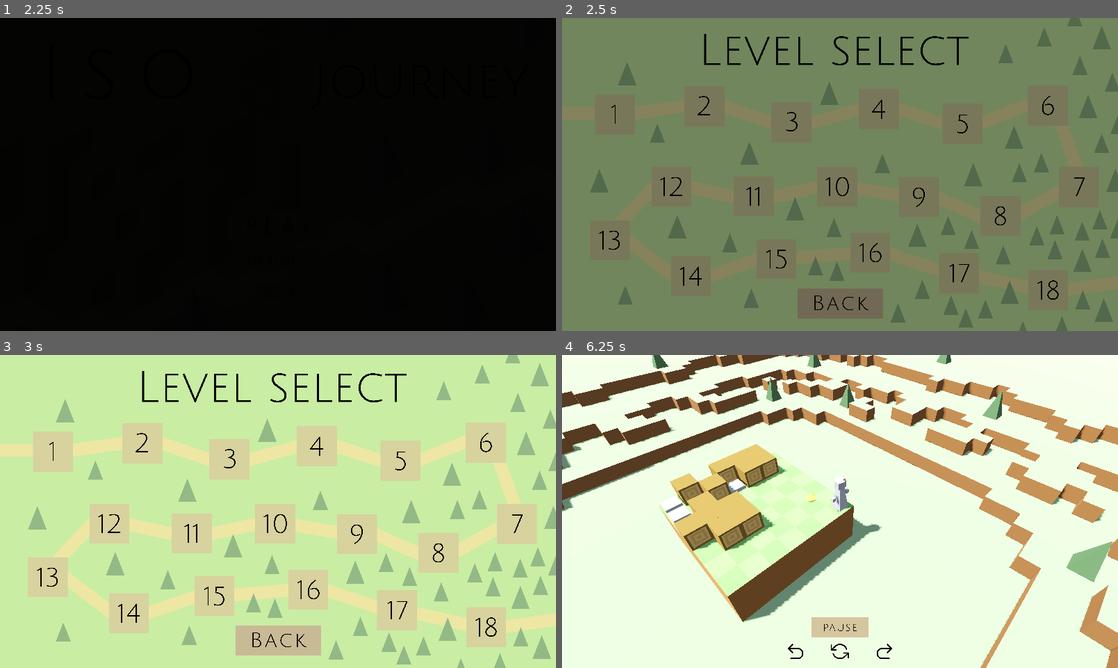
Above: before the commit, frames 1-4 (two rows, left to right).
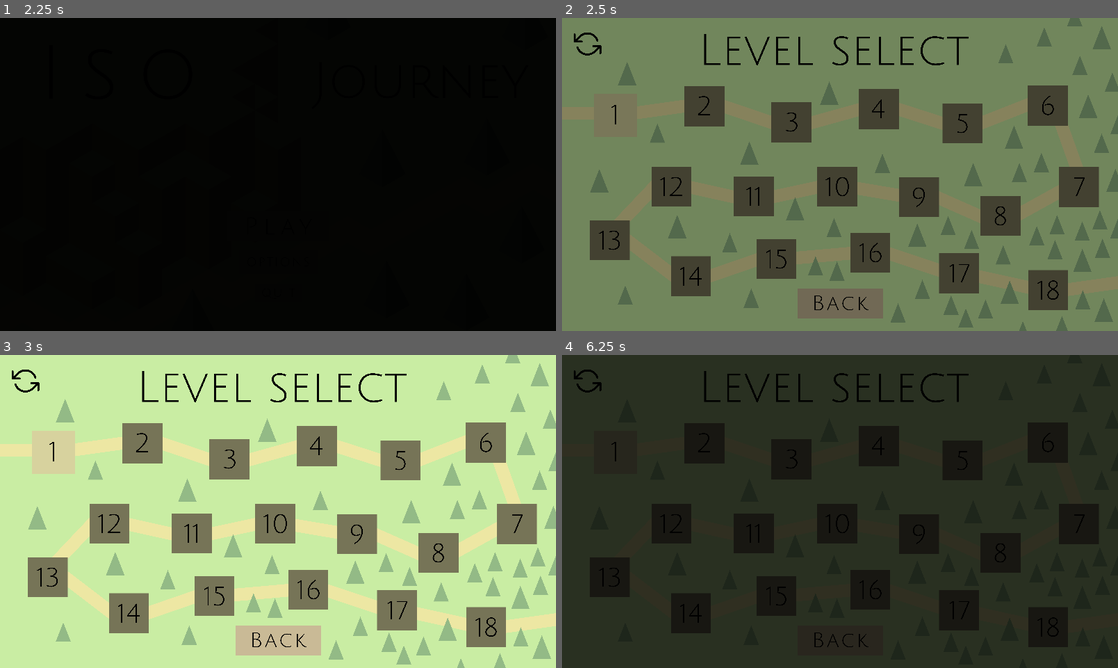
Above: after the commit, the same moments.

Repository: Jnight1104/Iso-Journey
Game: Godot game, scene res://Scenes/Main_menu.tscn
The game is run twice, just before and just after one commit, with the same random seed, the same clock (stepped at 60 frames per second) and the same inputs. Sound files missing from this copy of the repository are replaced by a short silence.
Inputs (mouse positions are in pixels of both pictures, inside the frame that each line leads up to):
- Up to frame 1 (2.25 s): click (278, 224) at 0.5 s; click (278, 224) at 1.25 s; click (278, 224) at 2 s
- Up to frame 2 (2.5 s): no input
- Up to frame 3 (3 s): click (144, 442) at 2.77 s
- Up to frame 4 (6.25 s): click (789, 458) at 3.52 s; click (589, 380) at 4.27 s; click (840, 561) at 5.02 s; click (617, 452) at 5.77 s

Frame 1 is identical in both runs. In frame 2, 15% of the frame differs, in the area x 2-97%, y 4-94%; in frame 3, 15%; in frame 4, 100%, in the area x 0-100%, y 0-100%.

Commit message:
Implemented level unlocking system

Diff:
--- a/Scenes/Level_select_menu.tscn
+++ b/Scenes/Level_select_menu.tscn
@@ -1,13 +1,21 @@
-[gd_scene load_steps=9 format=3 uid="uid://8xdhcn3yaegd"]
+[gd_scene load_steps=13 format=3 uid="uid://8xdhcn3yaegd"]
 
 [ext_resource type="Script" path="res://Scripts/level_select_menu.gd" id="1_8sitd"]
-[ext_resource type="Texture2D" uid="uid://ce5pnplhlskdt" path="res://Assets/Level select screen.png" id="2_w7y7j"]
+[ext_resource type="Texture2D" uid="uid://bqjyyge6she3q" path="res://Assets/Level select screen v2.png" id="2_4nw35"]
 [ext_resource type="Texture2D" uid="uid://ctpw5e10txju0" path="res://Assets/Level 1.png" id="3_2ukpa"]
 [ext_resource type="Texture2D" uid="uid://ymyod8prhn8p" path="res://Assets/Back button.png" id="3_ykujf"]
 [ext_resource type="Texture2D" uid="uid://b5cwo28c0khdv" path="res://Assets/Level 2.png" id="4_crfar"]
 [ext_resource type="Texture2D" uid="uid://cf1spj6as05do" path="res://Assets/Level 3.png" id="5_n4xxf"]
 [ext_resource type="Texture2D" uid="uid://2ywvfyv6on3u" path="res://Assets/Level 4.png" id="6_7crbj"]
 [ext_resource type="Texture2D" uid="uid://dvhfvgm4lu117" path="res://Assets/Level 5.png" id="7_hmup2"]
+[ext_resource type="Texture2D" uid="uid://dkyrcv5ncsbt0" path="res://Assets/Restart button.png" id="9_01q75"]
+[ext_resource type="FontFile" uid="uid://cc6oei8kggppy" path="res://Assets/JuliusSansOne-Regular.ttf" id="10_to804"]
+[ext_resource type="Texture2D" uid="uid://1a1ecbu4xgqf" path="res://Assets/Confirm button.png" id="11_14mo1"]
+
+[sub_resource type="LabelSettings" id="LabelSettings_0ov3q"]
+font = ExtResource("10_to804")
+font_size = 39
+font_color = Color(0.176419, 0.176419, 0.176419, 1)
 
 [node name="Control" type="Control"]
 layout_mode = 3
@@ -21,55 +29,55 @@
 [node name="Background" type="Sprite2D" parent="."]
 position = Vector2(576, 324)
 scale = Vector2(0.15, 0.15)
-texture = ExtResource("2_w7y7j")
+texture = ExtResource("2_4nw35")
 
 [node name="Level_1" type="Button" parent="."]
 layout_mode = 0
-offset_left = 68.0
-offset_top = 158.0
-offset_right = 628.0
-offset_bottom = 722.0
-scale = Vector2(0.15, 0.15)
+offset_left = 66.0
+offset_top = 156.0
+offset_right = 626.0
+offset_bottom = 720.0
+scale = Vector2(0.16, 0.16)
 icon = ExtResource("3_2ukpa")
 flat = true
 
 [node name="Level_2" type="Button" parent="."]
 layout_mode = 0
-offset_left = 253.0
-offset_top = 141.0
-offset_right = 813.0
-offset_bottom = 701.0
-scale = Vector2(0.15, 0.15)
+offset_left = 251.0
+offset_top = 140.0
+offset_right = 811.0
+offset_bottom = 700.0
+scale = Vector2(0.16, 0.16)
 icon = ExtResource("4_crfar")
 flat = true
 
 [node name="Level_3" type="Button" parent="."]
 layout_mode = 0
-offset_left = 434.0
-offset_top = 174.0
-offset_right = 994.0
-offset_bottom = 734.0
-scale = Vector2(0.15, 0.15)
+offset_left = 432.0
+offset_top = 172.0
+offset_right = 992.0
+offset_bottom = 732.0
+scale = Vector2(0.16, 0.16)
 icon = ExtResource("5_n4xxf")
 flat = true
 
 [node name="Level_4" type="Button" parent="."]
 layout_mode = 0
-offset_left = 615.0
-offset_top = 147.0
-offset_right = 1175.0
-offset_bottom = 707.0
-scale = Vector2(0.15, 0.15)
+offset_left = 613.0
+offset_top = 146.0
+offset_right = 1173.0
+offset_bottom = 706.0
+scale = Vector2(0.16, 0.16)
 icon = ExtResource("6_7crbj")
 flat = true
 
 [node name="Level_5" type="Button" parent="."]
 layout_mode = 0
-offset_left = 788.0
-offset_top = 177.0
-offset_right = 1348.0
-offset_bottom = 737.0
-scale = Vector2(0.15, 0.15)
+offset_left = 786.0
+offset_top = 175.0
+offset_right = 1346.0
+offset_bottom = 735.0
+scale = Vector2(0.16, 0.16)
 icon = ExtResource("7_hmup2")
 flat = true
 
@@ -83,6 +91,59 @@
 icon = ExtResource("3_ykujf")
 flat = true
 
+[node name="Fade_timer" type="Timer" parent="."]
+
+[node name="Reset_progress" type="Button" parent="."]
+layout_mode = 0
+offset_left = 11.0
+offset_top = 12.0
+offset_right = 571.0
+offset_bottom = 572.0
+scale = Vector2(0.15, 0.15)
+icon = ExtResource("9_01q75")
+flat = true
+
+[node name="Reset_tab" type="Control" parent="."]
+anchors_preset = 0
+offset_right = 40.0
+offset_bottom = 40.0
+
+[node name="ColorRect" type="ColorRect" parent="Reset_tab"]
+offset_right = 1152.0
+offset_bottom = 648.0
+color = Color(1, 1, 1, 0.95)
+
+[node name="Label" type="Label" parent="Reset_tab"]
+offset_left = 330.0
+offset_top = 176.0
+offset_right = 822.0
+offset_bottom = 265.0
+text = "Are you sure you want
+to reset progress?"
+label_settings = SubResource("LabelSettings_0ov3q")
+horizontal_alignment = 1
+vertical_alignment = 1
+
+[node name="Confirm" type="Button" parent="Reset_tab"]
+layout_mode = 0
+offset_left = 456.0
+offset_top = 322.0
+offset_right = 1056.0
+offset_bottom = 474.0
+scale = Vector2(0.4, 0.4)
+icon = ExtResource("11_14mo1")
+flat = true
+
+[node name="Backout" type="Button" parent="Reset_tab"]
+layout_mode = 0
+offset_left = 499.0
+offset_top = 398.0
+offset_right = 1683.0
+offset_bottom = 814.0
+scale = Vector2(0.13, 0.13)
+icon = ExtResource("3_ykujf")
+flat = true
+
 [node name="Fade" type="ColorRect" parent="."]
 visible = false
 modulate = Color(0, 0, 0, 1)
@@ -90,8 +151,6 @@
 offset_right = 1152.0
 offset_bottom = 648.0
 color = Color(0, 0, 0, 1)
-
-[node name="Fade_timer" type="Timer" parent="."]
 
 [connection signal="button_up" from="Level_1" to="." method="_level_1_pressed"]
 [connection signal="mouse_entered" from="Level_1" to="." method="_level_1_mouse_entered"]
@@ -112,3 +171,12 @@
 [connection signal="mouse_entered" from="Back" to="." method="_back_mouse_entered"]
 [connection signal="mouse_exited" from="Back" to="." method="_back_mouse_exited"]
 [connection signal="timeout" from="Fade_timer" to="." method="_fade_timer_done"]
+[connection signal="button_up" from="Reset_progress" to="." method="_reset_progress_pressed"]
+[connection signal="mouse_entered" from="Reset_progress" to="." method="_reset_progress_mouse_entered"]
+[connection signal="mouse_exited" from="Reset_progress" to="." method="_reset_progress_mouse_exited"]
+[connection signal="button_up" from="Reset_tab/Confirm" to="." method="_confirm_pressed"]
+[connection signal="mouse_entered" from="Reset_tab/Confirm" to="." method="_confirm_mouse_entered"]
+[connection signal="mouse_exited" from="Reset_tab/Confirm" to="." method="_confirm_mouse_exited"]
+[connection signal="button_up" from="Reset_tab/Backout" to="." method="_backout_pressed"]
+[connection signal="mouse_entered" from="Reset_tab/Backout" to="." method="_backout_mouse_entered"]
+[connection signal="mouse_exited" from="Reset_tab/Backout" to="." method="_backout_mouse_exited"]
--- a/Scenes/Win_screen.tscn
+++ b/Scenes/Win_screen.tscn
@@ -1,9 +1,10 @@
-[gd_scene load_steps=6 format=3 uid="uid://wuqxfpxeqv0c"]
+[gd_scene load_steps=7 format=3 uid="uid://wuqxfpxeqv0c"]
 
 [ext_resource type="Script" path="res://Scripts/win_screen.gd" id="1_pja7c"]
 [ext_resource type="FontFile" uid="uid://cc6oei8kggppy" path="res://Assets/JuliusSansOne-Regular.ttf" id="2_pg3mm"]
 [ext_resource type="Texture2D" uid="uid://cphwld7amg7ru" path="res://Assets/Exit button.png" id="3_kij8u"]
 [ext_resource type="AudioStream" uid="uid://bi544hpbifvlg" path="res://Assets/Level_win.ogg" id="4_8g1aq"]
+[ext_resource type="Texture2D" uid="uid://cvyv3vis5ek1q" path="res://Assets/Next level button.png" id="5_hmc00"]
 
 [sub_resource type="LabelSettings" id="LabelSettings_be3d6"]
 font = ExtResource("2_pg3mm")
@@ -48,6 +49,22 @@
 icon = ExtResource("3_kij8u")
 flat = true
 
+[node name="Fade_timer" type="Timer" parent="."]
+
+[node name="Success_sound" type="AudioStreamPlayer" parent="."]
+stream = ExtResource("4_8g1aq")
+volume_db = -15.0
+
+[node name="Next_level_button" type="Button" parent="."]
+layout_mode = 0
+offset_left = 476.3
+offset_top = 366.0
+offset_right = 2576.3
+offset_bottom = 782.0
+scale = Vector2(0.095, 0.095)
+icon = ExtResource("5_hmc00")
+flat = true
+
 [node name="Fade" type="ColorRect" parent="."]
 visible = false
 layout_mode = 0
@@ -55,13 +72,10 @@
 offset_bottom = 648.0
 color = Color(0, 0, 0, 1)
 
-[node name="Fade_timer" type="Timer" parent="."]
-
-[node name="Success_sound" type="AudioStreamPlayer" parent="."]
-stream = ExtResource("4_8g1aq")
-volume_db = -15.0
-
 [connection signal="button_up" from="Exit" to="." method="_exit_button_pressed"]
 [connection signal="mouse_entered" from="Exit" to="." method="_exit_mouse_entered"]
 [connection signal="mouse_exited" from="Exit" to="." method="_exit_mouse_exited"]
 [connection signal="timeout" from="Fade_timer" to="." method="_fade_timer_done"]
+[connection signal="button_up" from="Next_level_button" to="." method="_next_level_pressed"]
+[connection signal="mouse_entered" from="Next_level_button" to="." method="_next_level_mouse_entered"]
+[connection signal="mouse_exited" from="Next_level_button" to="." method="_next_level_mouse_exited"]
--- a/Scripts/level_select_menu.gd
+++ b/Scripts/level_select_menu.gd
@@ -1,23 +1,41 @@
 extends Control
 
 @onready var global = get_node("/root/Global")
-const TRANSPARENT : Color = Color(1, 1, 1, 1)
-const DARKENED : Color = Color(0.9, 0.9, 0.9, 1)
+const NORMAL: Color = Color(1, 1, 1, 1)
+const DARKENED: Color = Color(0.9, 0.9, 0.9, 1)
+const MORE_DARKENED: Color = Color(0.5, 0.5, 0.5, 1)
+const TRANSPARENT: Color = Color(1, 1, 1, 0.5)
 const FADE_IN: float = 1.0
 const FADE_OUT: float = 0.0
 const FADE_SCALE: float = 4.0
 const FADE_TIME: float = 1.0
+const ONE: int = 1
+const TWO: int = 2
+const THREE: int = 3
+const FOUR: int = 4
+const FIVE: int = 5
 var fade: Color = Color(0, 0, 0, 1)
 var fade_target: float = 0.0
 
 
 # Called when the node enters the scene tree for the first time.
 func _ready():
-	$Back.set_modulate(TRANSPARENT)
+	$Reset_tab.hide()
+	$Back.set_modulate(NORMAL)
 	$Fade.show()
 	$Fade.set_modulate(fade)
 	fade_target = FADE_OUT
 	$Fade_timer.start(FADE_TIME)
+	if global.levels_unlocked < TWO:
+		$Level_2.hide()
+	if global.levels_unlocked < THREE:
+		$Level_3.hide()
+	if global.levels_unlocked < FOUR:
+		$Level_4.hide()
+	if global.levels_unlocked < FIVE:
+		$Level_5.hide()
+#	if global.levels_unlocked < 6:
+#		$Level_6.hide()
 
 
 func _process(delta):
@@ -27,7 +45,7 @@
 
 # Begins level 1 when it is pressed
 func _level_1_pressed():
-	global.level = 1
+	global.level = ONE
 	$Fade.show()
 	fade_target = FADE_IN
 	$Fade_timer.start(FADE_TIME)
@@ -35,28 +53,28 @@
 
 # Begins level 2 when it is pressed
 func _level_2_pressed():
-	global.level = 2
+	global.level = TWO
 	$Fade.show()
 	fade_target = FADE_IN
 	$Fade_timer.start(FADE_TIME)
 
 
 func _level_3_pressed():
-	global.level = 3
+	global.level = THREE
 	$Fade.show()
 	fade_target = FADE_IN
 	$Fade_timer.start(FADE_TIME)
 
 
 func _level_4_pressed():
-	global.level = 4
+	global.level = FOUR
 	$Fade.show()
 	fade_target = FADE_IN
 	$Fade_timer.start(FADE_TIME)
 
 
 func _level_5_pressed():
-	global.level = 5
+	global.level = FIVE
 	$Fade.show()
 	fade_target = FADE_IN
 	$Fade_timer.start(FADE_TIME)
@@ -75,7 +93,7 @@
 
 
 func _back_mouse_exited():
-	$Back.set_modulate(TRANSPARENT)
+	$Back.set_modulate(NORMAL)
 
 
 func _level_1_mouse_entered():
@@ -83,7 +101,7 @@
 
 
 func _level_1_mouse_exited():
-	$Level_1.set_modulate(TRANSPARENT)
+	$Level_1.set_modulate(NORMAL)
 
 
 func _level_2_mouse_entered():
@@ -91,7 +109,7 @@
 
 
 func _level_2_mouse_exited():
-	$Level_2.set_modulate(TRANSPARENT)
+	$Level_2.set_modulate(NORMAL)
 
 
 func _level_3_mouse_entered():
@@ -99,7 +117,7 @@
 
 
 func _level_3_mouse_exited():
-	$Level_3.set_modulate(TRANSPARENT)
+	$Level_3.set_modulate(NORMAL)
 
 
 func _level_4_mouse_entered():
@@ -107,7 +125,7 @@
 
 
 func _level_4_mouse_exited():
-	$Level_4.set_modulate(TRANSPARENT)
+	$Level_4.set_modulate(NORMAL)
 
 
 func _level_5_mouse_entered():
@@ -115,7 +133,7 @@
 
 
 func _level_5_mouse_exited():
-	$Level_5.set_modulate(TRANSPARENT)
+	$Level_5.set_modulate(NORMAL)
 
 
 func _fade_timer_done():
@@ -124,13 +142,54 @@
 	else:
 		if global.level == 0:
 			get_tree().change_scene_to_file("res://Scenes/Main_menu.tscn")
-		elif global.level == 1:
+		elif global.level == ONE:
 			get_tree().change_scene_to_file("res://Scenes/Level_1.tscn")
-		elif global.level == 2:
+		elif global.level == TWO:
 			get_tree().change_scene_to_file("res://Scenes/Level_2.tscn")
-		elif global.level == 3:
+		elif global.level == THREE:
 			get_tree().change_scene_to_file("res://Scenes/Level_3.tscn")
-		elif global.level == 4:
+		elif global.level == FOUR:
 			get_tree().change_scene_to_file("res://Scenes/Level_4.tscn")
-		elif global.level == 5:
+		elif global.level == FIVE:
 			get_tree().change_scene_to_file("res://Scenes/Level_5.tscn")
+
+
+func _reset_progress_pressed():
+	$Reset_tab.show()
+
+
+func _reset_progress_mouse_entered():
+	$Reset_progress.set_modulate(TRANSPARENT)
+
+
+func _reset_progress_mouse_exited():
+	$Reset_progress.set_modulate(NORMAL)
+
+
+func _confirm_pressed():
+	global.levels_unlocked = ONE
+	$Level_2.hide()
+	$Level_3.hide()
+	$Level_4.hide()
+	$Level_5.hide()
+	$Reset_tab.hide()
+
+
+func _confirm_mouse_entered():
+	$Reset_tab/Confirm.set_modulate(DARKENED)
+
+
+func _confirm_mouse_exited():
+	$Reset_tab/Confirm.set_modulate(NORMAL)
+
+
+func _backout_pressed():
+	$Reset_tab.hide()
+
+
+func _backout_mouse_entered():
+	$Reset_tab/Backout.set_modulate(DARKENED)
+
+
+func _backout_mouse_exited():
+	$Reset_tab/Backout.set_modulate(NORMAL)
--- a/Scripts/save.tres
+++ b/Scripts/save.tres
@@ -6,5 +6,5 @@
 script = ExtResource("1_w2tu5")
 fast_mode = false
 music_on = true
-sound_on = false
+sound_on = true
 levels_unlocked = 1
--- a/Scripts/win_screen.gd
+++ b/Scripts/win_screen.gd
@@ -7,8 +7,11 @@
 const FADE_OUT: float = 0.0
 const FADE_SCALE: float = 4.0
 const FADE_TIME: float = 1.0
+const FINAL_LEVEL: int = 5
+const PLUS_ONE: int = 1
 var fade: Color = Color(0, 0, 0, 1)
 var fade_target: float = 0.0
+var next_level: bool = false
 
 
 # Called when the node enters the scene tree for the first time.
@@ -16,6 +19,10 @@
 	$Fade.hide()
 	self.hide()
 	fade_target = FADE_OUT
+	if global.level < FINAL_LEVEL:
+		$Next_level_button.show()
+	else:
+		$Next_level_button.hide()
 
 
 func _process(delta):
@@ -26,6 +33,8 @@
 func _win():
 	if global.sound_on:
 		$Success_sound.play()
+	if global.level == global.levels_unlocked:
+		global.levels_unlocked = global.level + PLUS_ONE
 	self.show()
 
 
@@ -45,4 +54,41 @@
 
 func _fade_timer_done():
 	if fade_target == FADE_IN:
-		get_tree().change_scene_to_file("res://Scenes/Level_select_menu.tscn")
+		if next_level:
+			if global.level == 1:
+				get_tree().change_scene_to_file("res://Scenes/Level_2.tscn")
+			elif global.level == 2:
+				get_tree().change_scene_to_file("res://Scenes/Level_3.tscn")
+			elif global.level == 3:
+				get_tree().change_scene_to_file("res://Scenes/Level_4.tscn")
+			elif global.level == 4:
+				get_tree().change_scene_to_file("res://Scenes/Level_5.tscn")
+		else:
+			get_tree().change_scene_to_file("res://Scenes/Level_select_menu.tscn")
+
+
+func _next_level_pressed():
+	$Fade.show()
+	fade_target = FADE_IN
+	next_level = true
+	$Fade_timer.start(FADE_TIME)
+	if global.level == 1:
+		global.level = 2
+		get_tree().change_scene_to_file("res://Scenes/Level_2.tscn")
+	elif global.level == 2:
+		global.level = 3
+		get_tree().change_scene_to_file("res://Scenes/Level_3.tscn")
+	elif global.level == 3:
+		global.level = 4
+		get_tree().change_scene_to_file("res://Scenes/Level_4.tscn")
+	elif global.level == 4:
+		global.level = 5
+		get_tree().change_scene_to_file("res://Scenes/Level_5.tscn")
+
+
+func _next_level_mouse_entered():
+	$Next_level_button.set_modulate(DARKENED)
+
+
+func _next_level_mouse_exited():
+	$Next_level_button.set_modulate(TRANSPARENT)
Binary file added: Assets/Level select screen v2.png
Not shown, added: Assets/Level select screen v2.png.import
Binary file added: Assets/Next level button.png
Not shown, added: Assets/Next level button.png.import
